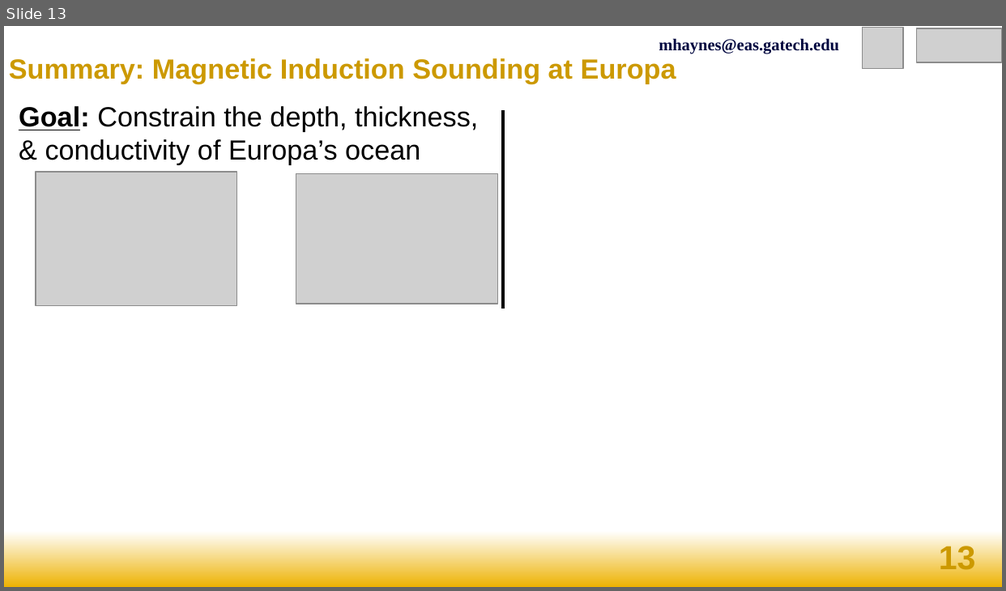
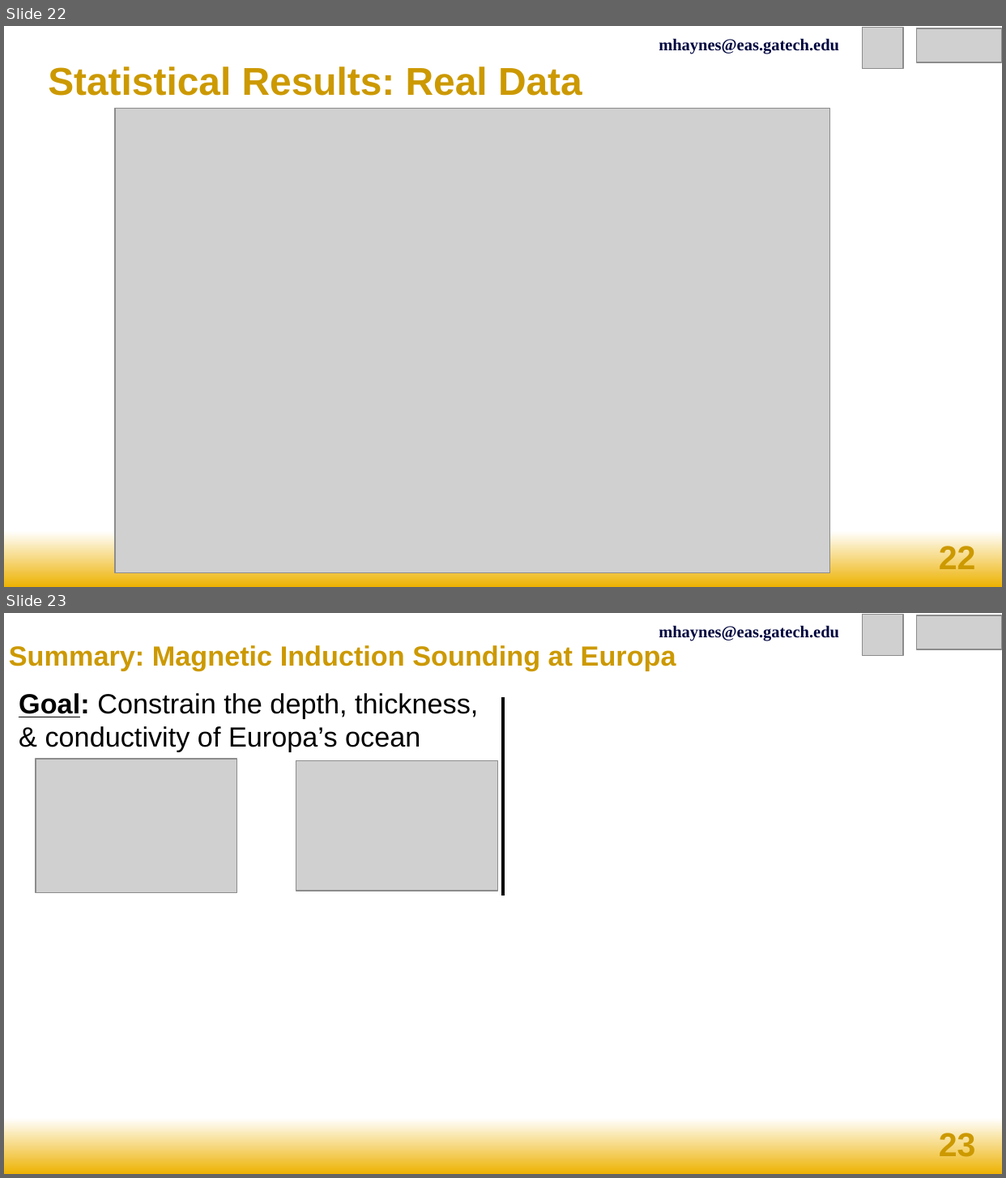
Before and after one commit to mike-haynes2/InverseMethods, a slide deck: Project/final_report/talk/haynes_EAS6134_final_talk.pptx. Shown one above the other, each under a label of ours: slide 13 before the commit, slides 22 and 23 after it. The pictures are 1006x591 and 1006x1178 pixels, drawn with LibreOffice and Linux fonts; fonts in the diff are those of the drawing; grey boxes stand for pictures. Boxes give left, top, right and bottom in pixels: in the first picture for what was removed or moved away, otherwise in the second. Text is boxed around its words. In the diff, an @@ line names an element or a change of style, - is before the commit and + after.

```diff
--- a/Project/final_report/talk/haynes_EAS6134_final_talk.pptx
+++ b/Project/final_report/talk/haynes_EAS6134_final_talk.pptx
@@ slide 22 added at (4, 26, 1002, 587), background gradient #FFFFFF to #EDB203 @@
@@ text added at (658, 38, 839, 54), 12 pt, text #00063F, bold @@
+mhaynes@eas.gatech.edu
@@ picture added at (863, 28, 903, 69) @@
@@ picture added at (916, 29, 1002, 63) @@
@@ title added at (48, 66, 582, 96), 28 pt, text #CC9900, bold @@
+Statistical Results: Real Data
@@ picture added at (115, 108, 829, 573) @@
@@ page number added at (939, 543, 976, 570), 24 pt, text #CC9900, bold @@
+22
@@ what was slide 13 is now slide 23 @@
@@ page number at (939, 1130, 976, 1157): text changed @@
-13
+23
```
Also in this commit, not shown: 4 slides changed, 11 other slides added, 2 slides removed, 5 other files.
